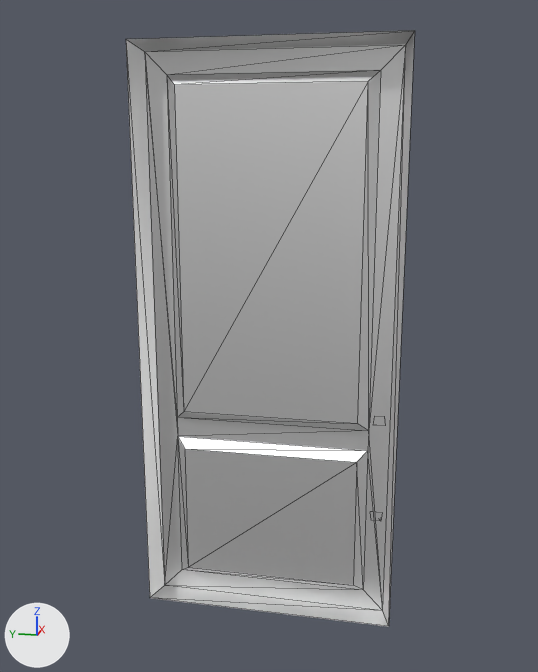
The FBX model Assets/Models/RelaxAndOther/Basic_Door.fbx: old version first, new version second.
Rendered twice from a camera (50 mm lens) standing at (-2.39, 0.01, 1.65) and looking at (0.0, 0.49, 1.05). Arrows for +X, +Y and +Z are at lower left; the lights stay in place. Mesh edges are drawn as thin lines. Where no turn or scale is listed for an object, it has been applied to the vertices.

The first picture shows 'Basic_Door'.
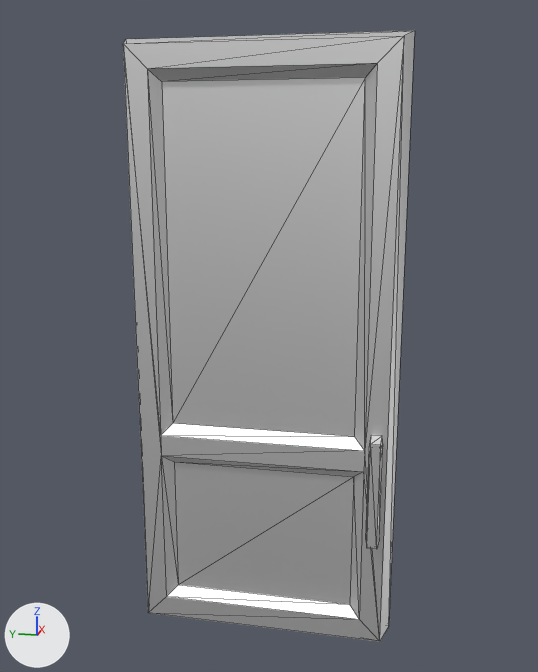
The newer file is also turned or shifted as a whole; pictures and numbers use the older file's frame.

Edits to the bpy script that builds the scene:
```text
Change me_basic_door:
    used by ob_basic_door; location = (0.0, 0.0, 0.0)
    remove me_basic_door.from_pydata(...)  # 40 vertices, 66 faces; spans x -0.02..0.12, y 0.05..0.95, z 0.01..2.0
    add me_basic_door.from_pydata(...)  # 76 vertices, 132 faces; spans x -0.15..0.12, y 0.05..0.95, z 0.01..2.0
    me_basic_door part 1: the loose piece of 16 vertices spanning x 0.07..0.12, y 0.09..0.14, z 0.37..0.77 is copied, and the copy is mirrored in x about its middle, then moved by (-0.23, 0.0, 0.0); it spans x -0.15..-0.11, y 0.09..0.14, z 0.37..0.77
    me_basic_door part 2
    20 vertices are added at x -0.11..-0.08, y 0.08..0.92, z 0.01..1.97
    42 new faces join them
```

What differs and where, as boxes [x1, y1, x2, y2] in the pictures (538 x 672 px):
'Basic_Door', reshaped
    before: [126, 30, 415, 627]
    after: [123, 30, 415, 642]
part 1 of me_basic_door, added
    after: [366, 435, 383, 549]
part 2 of me_basic_door, added
    after: [123, 30, 415, 642]
